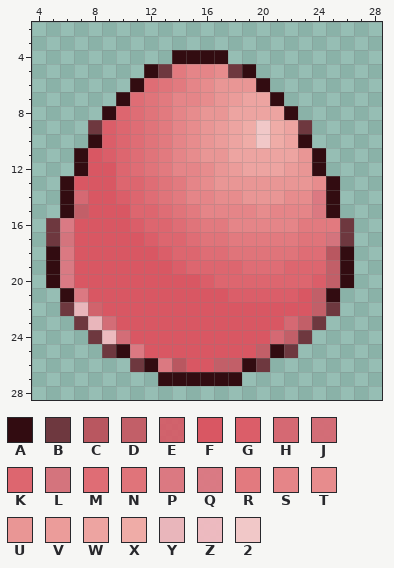
A pixel-art sprite gets an edit: public/pets/EGG_1_128.png. Above is the file before it was changed.
The file is 128x128 pixels, drawn in blocks of 4x4; one block is one cell here. Colours within 5 levels of each other are drawn and written as one. Shown: x 4..28, y 2..28.
Palette (. is transparent): A #320c11  B #6e383f  C #b95760  D #c25f68  E #d95763e2  F #d95763  G #db5e69  H #d56973  J #d56a74f5  K #dd666f  L #d4747dfe  M #df6d75  N #e0747a  P #dc7881fc  Q #dc7882f6  R #e27a7f  S #e58588  T #e78c8d  U #e99695  V #eb9c9a  W #eda4a1  X #efaca7  Y #eab6bbfc  Z #f0bac0f6  2 #f1c8c8
The result:
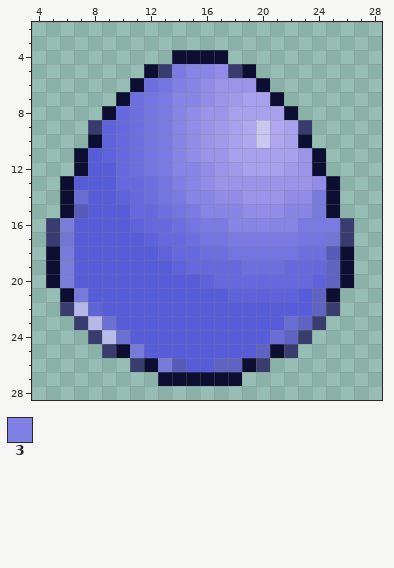
Colours new in this view: 3 #807fe3
Edits made:
@@ palette @@
-2 #f1c8c8
+2 #cac8f1
-A #320c11
+A #0c0f32
-B #6e383f
+B #383c6e
-C #b95760
+C #575bb9
-D #c25f68
+D #5f63c2
-E #d95763e2
+E #565bd8e2
-F #d95763
+F #575cd9
-G #db5e69
+G #5e63db
-H #d56973
+H #696ed5
-J #d56a74f5
+J #696ed4f5
-K #dd666f
+K #6669dd
-L #d4747dfe
+L #7377d3fe
-M #df6d75
+M #6d6fdf
-N #e0747a
+N #7475e0
-P #dc7881fc
+P #777bdbfc
-Q #dc7882f6
+Q #777cdbf6
-R #e27a7f
+R #7a7ae2
-S #e58588
+S #8785e5
-T #e78c8d
+T #908ce7
-U #e99695
+U #9a95e9
-V #eb9c9a
+V #a09aeb
-W #eda4a1
+W #a8a1ed
-X #efaca7
+X #b0a7ef
-Y #eab6bbfc
+Y #b5b7e9fc
-Z #f0bac0f6
+Z #b9bceff6
@@ x 12..16 @@
  5 ABRSS
- 6 MNRST
+ 6 MN3ST
  7 NRSST
@@ x 4..28 @@
 12 ...AFFKMNRSSTUVWWWVUA....
-13 ..AFFFKKMNRSTUUUUUUUTA...
+13 ..AFFFKKMN3STUUUUUUUTA...
 14 ..AHFFGKMNRSSTTUUUTTPA...
-15 ..ADFFFKKMNRSSSSTSSSPA...
+15 ..ACFFFKKMNRSSSTTTSSPA...
 16 .BQFFFFGKKMNRRSSSSSRRRB..
